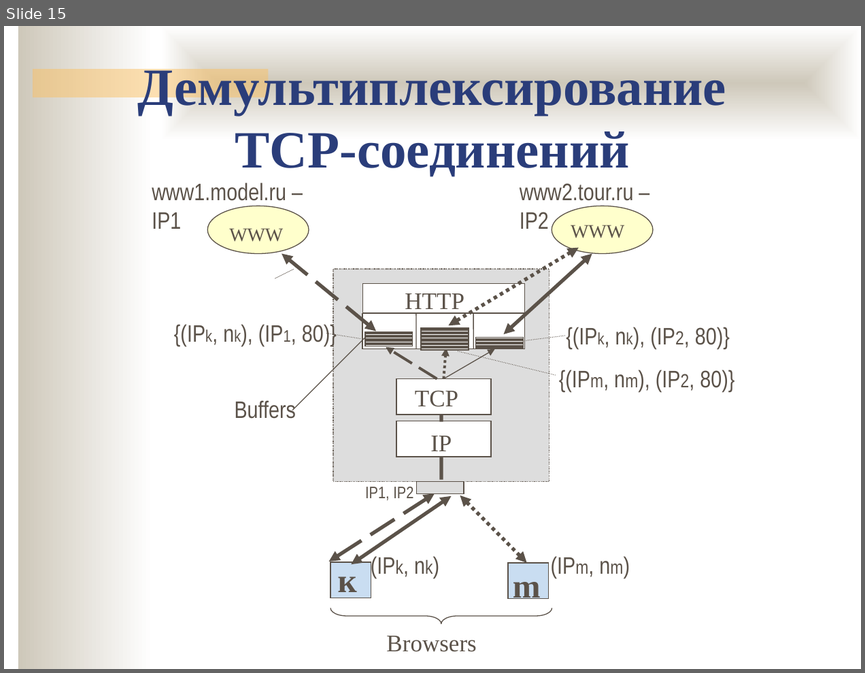
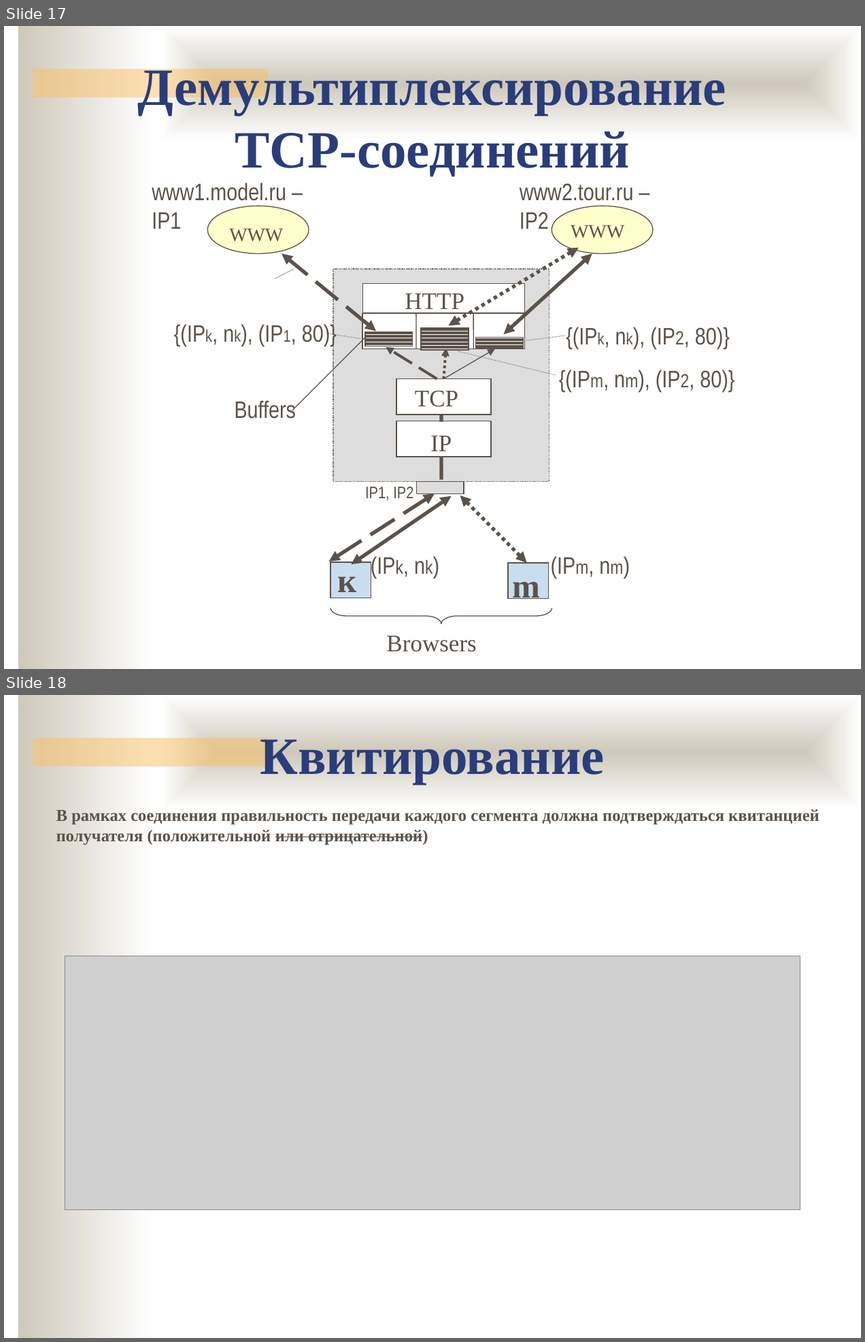
Before and after one commit to ukoloff/nets, a slide deck: lecture/11.pptx. Shown one above the other, each under a label of ours: slide 15 before the commit, slides 17 and 18 after it. The pictures are 865x673 and 865x1342 pixels, drawn with LibreOffice and Linux fonts; fonts in the diff are those of the drawing; grey boxes stand for pictures; background and template pictures are left out. Boxes give left, top, right and bottom in pixels: in the first picture for what was removed or moved away, otherwise in the second. Text is boxed around its words. In the diff, an @@ line names an element or a change of style, - is before the commit and + after.

```diff
--- a/lecture/11.pptx
+++ b/lecture/11.pptx
@@ slide 18 added at bbox=[4, 695, 861, 1338], background #FFFFFF; not listed: 3 template elements that a slide beside it also shows @@
@@ text added at bbox=[260, 738, 604, 784], 44 pt, text #2A3D7A, bold @@
+Квитирование
@@ text added at bbox=[56, 809, 819, 845], 14 pt, text #5B5249, bold @@
+В рамках соединения правильность передачи каждого сегмента должна подтверждаться квитанцией получателя (положительной или отрицательной)
@@ picture added at bbox=[65, 955, 800, 1209] @@
@@ what was slide 15 is now slide 17 @@
```
Also in this commit, not shown: 3 slides changed, 11 other slides added.
